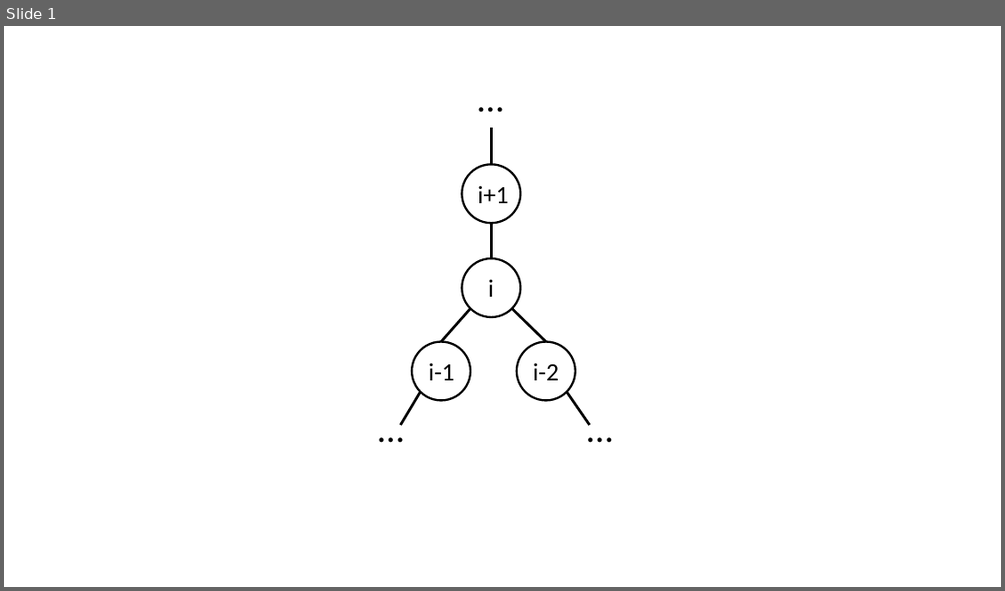
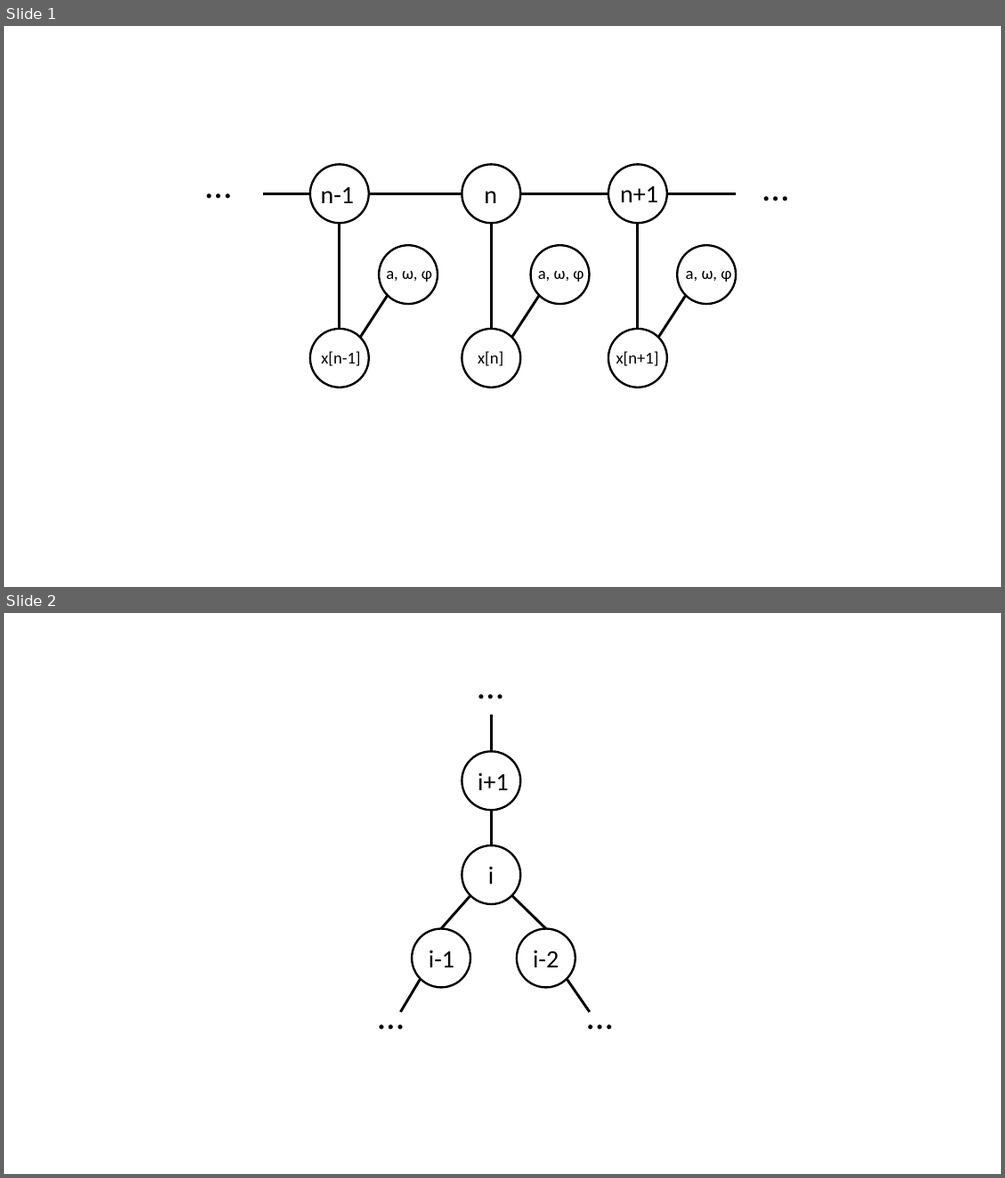
Before and after one commit to hongzimao/6.438, a slide deck: ps6/figures.pptx. Shown one above the other, each under a label of ours: slide 1 before the commit, slides 1 and 2 after it. The pictures are 1005x591 and 1005x1178 pixels, drawn with LibreOffice and Linux fonts; fonts in the diff are those of the drawing. Boxes give left, top, right and bottom in pixels: in the first picture for what was removed or moved away, otherwise in the second. Text is boxed around its words. In the diff, an @@ line names an element or a change of style, - is before the commit and + after.

```diff
--- a/ps6/figures.pptx
+++ b/ps6/figures.pptx
@@ slide 1 added at <box>4,26,1001,587</box>, background #FFFFFF @@
@@ text added at <box>198,158,240,211</box>, 36 pt, text #000000 @@
+…
@@ ellipse added at <box>310,164,368,223</box>, outline #000000 2 pt @@
@@ ellipse added at <box>461,164,520,223</box>, outline #000000 2 pt @@
@@ ellipse added at <box>608,164,666,223</box>, outline #000000 2 pt @@
@@ text added at <box>755,160,797,213</box>, 36 pt, text #000000 @@
+…
@@ line added from (264, 193) to (310, 193), #000000 2.5 pt @@
@@ text added at <box>321,187,354,203</box>, 24 pt, text #000000 @@
+n-1
@@ line added from (369, 193) to (461, 193), #000000 2.5 pt @@
@@ text added at <box>484,191,497,203</box>, 24 pt, text #000000 @@
+n
@@ line added from (608, 193) to (521, 193), #000000 2.5 pt @@
@@ text added at <box>620,186,658,202</box>, 24 pt, text #000000 @@
+n+1
@@ line added from (667, 193) to (736, 193), #000000 2.5 pt @@
@@ line added from (340, 329) to (340, 223), #000000 2.5 pt @@
@@ line added from (492, 329) to (492, 223), #000000 2.5 pt @@
@@ line added from (638, 329) to (638, 223), #000000 2.5 pt @@
@@ ellipse added at <box>379,245,437,304</box>, outline #000000 2 pt @@
@@ ellipse added at <box>531,245,589,304</box>, outline #000000 2 pt @@
@@ ellipse added at <box>677,245,736,304</box>, outline #000000 2 pt @@
@@ text added at <box>386,271,432,281</box>, 16 pt, text #000000 @@
+a, ω, φ
@@ text added at <box>538,271,583,281</box>, 16 pt, text #000000 @@
+a, ω, φ
@@ text added at <box>686,271,731,281</box>, 16 pt, text #000000 @@
+a, ω, φ
@@ line added from (360, 338) to (388, 295), #000000 2.5 pt @@
@@ line added from (512, 338) to (540, 295), #000000 2.5 pt @@
@@ line added from (658, 338) to (686, 295), #000000 2.5 pt @@
@@ ellipse added at <box>310,329,368,387</box>, outline #000000 2 pt @@
@@ ellipse added at <box>461,329,520,387</box>, outline #000000 2 pt @@
@@ ellipse added at <box>608,329,666,387</box>, outline #000000 2 pt @@
@@ text added at <box>321,351,360,366</box>, 16 pt, text #000000 @@
+x[n-1]
@@ text added at <box>477,351,503,366</box>, 16 pt, text #000000 @@
+x[n]
@@ text added at <box>616,351,659,366</box>, 16 pt, text #000000 @@
+x[n+1]
@@ what was slide 1 is now slide 2 @@
```
Also in this commit, not shown: 2 other files.
